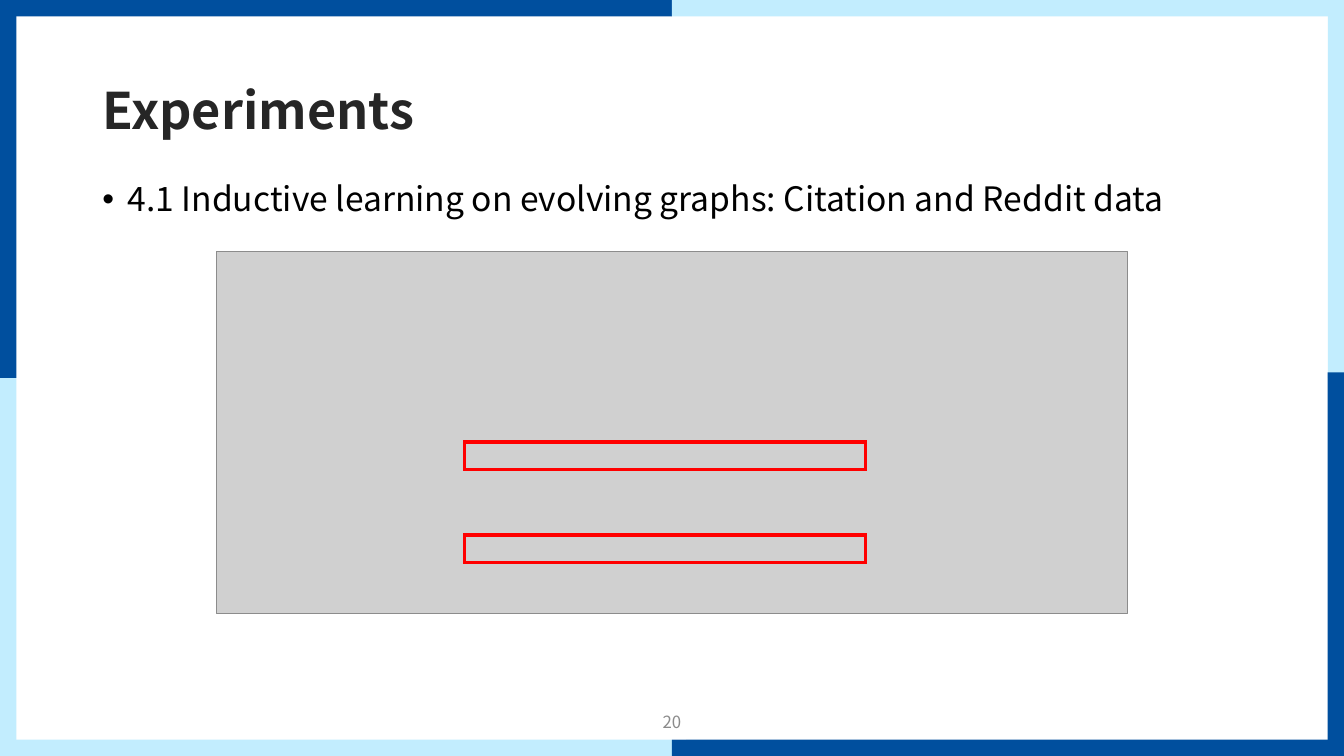
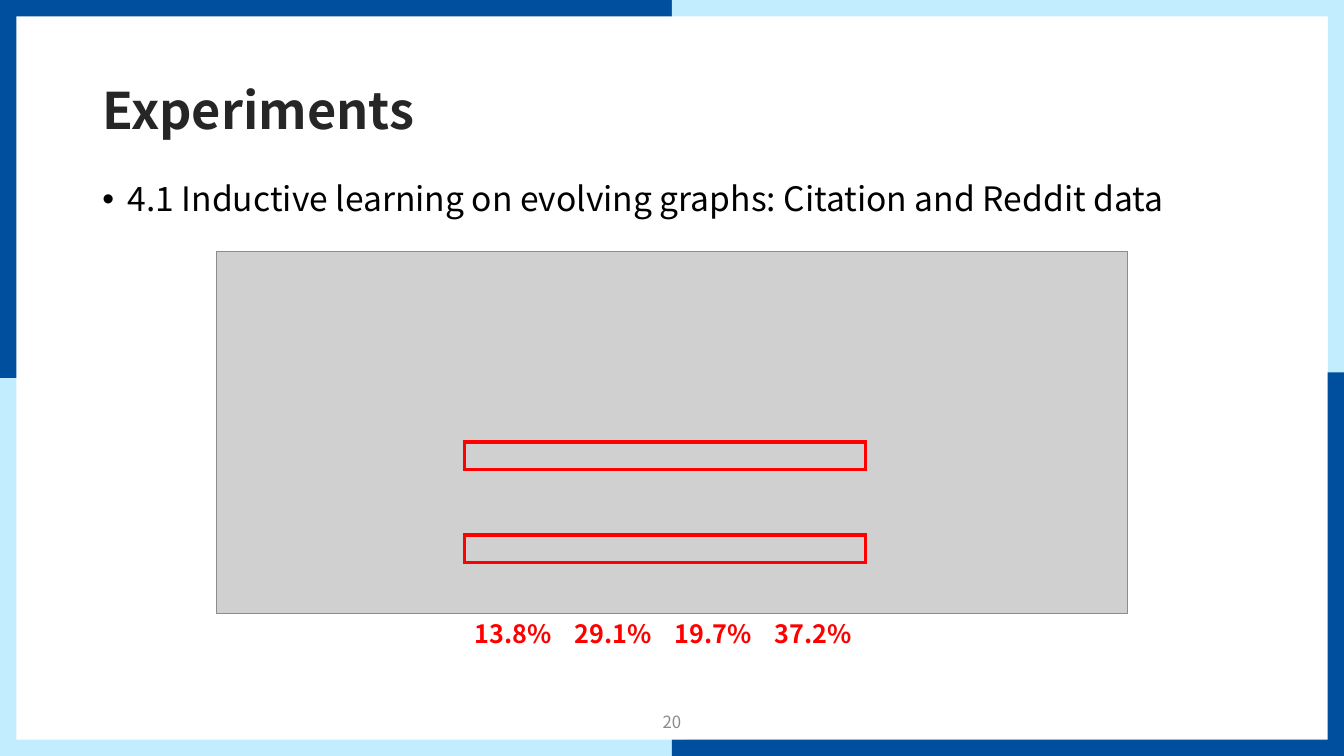
Before and after one commit to mmvv11/GraduateStudies, a slide deck: slide 20 of papers/review/GraphSAGE Review.pptx. Drawn at 1344x756 pixels with LibreOffice and Linux fonts; fonts in the diff are those of the drawing; grey boxes stand for pictures; background and template pictures are left out. Boxes give left, top, right and bottom in pixels: in the first picture for what was removed or moved away, otherwise in the second. Text is boxed around its words. In the diff, an @@ line names an element or a change of style, - is before the commit and + after.

```diff
--- a/papers/review/GraphSAGE Review.pptx
+++ b/papers/review/GraphSAGE Review.pptx
@@ text added at (475, 624, 851, 644), 18 pt, text #FF0000, bold @@
+13.8% 29.1% 19.7% 37.2%
```
Also in this commit, not shown: 6 other slides changed, 1 slide added.
